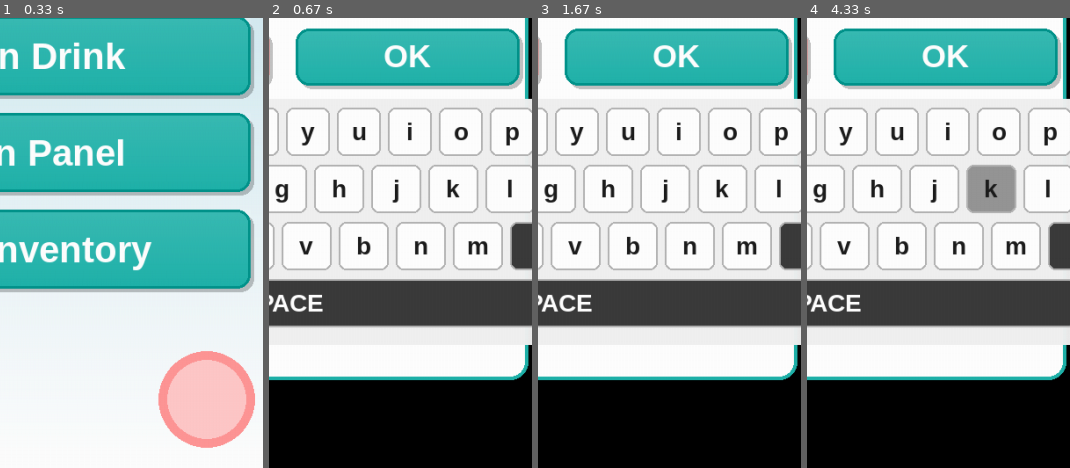
Above: before the commit, frames 1-4 (left to right).
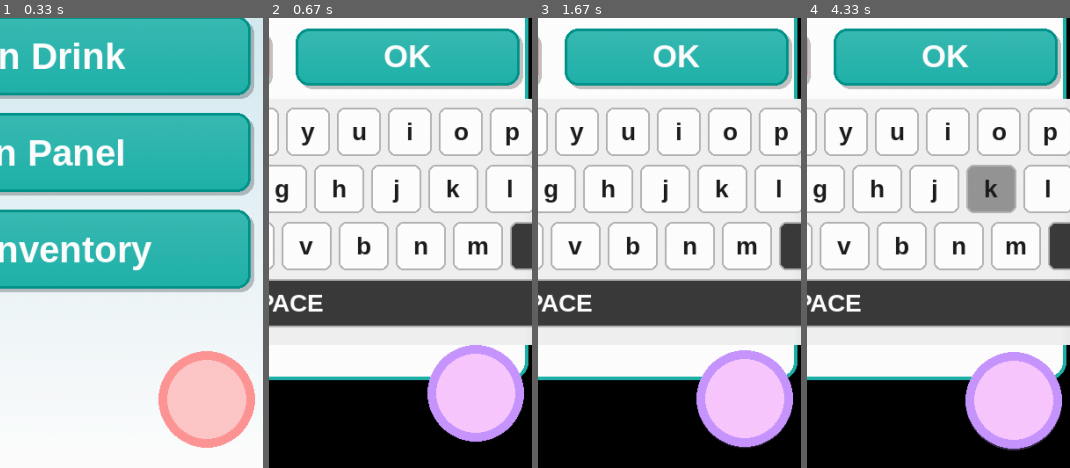
Above: after the commit, the same moments.

Repository: BEST-Estonia/Sinine-kapp
Game: pygame game, started from src/main.py
The game is run twice, just before and just after one commit, with the same random seed, the same clock (stepped at 60 frames per second) and the same inputs.
Inputs (mouse positions are % of the whole screen's width and height, from its top left):
- Up to frame 1 (0.33 s): no input
- Up to frame 2 (0.67 s): click (50, 50) at 0.38 s
- Up to frame 3 (1.67 s): click (60, 57) at 0.72 s; type "ann" at 1 s; tap Enter at 1.33 s; click (17, 70) at 1.6 s
- Up to frame 4 (4.33 s): press the mouse at (45, 63) at 1.92 s; move the mouse to (47, 63) at 2.02 s; release the mouse at (49, 64) at 2.15 s; click (87, 70) at 2.27 s; click (13, 26) at 2.6 s; click (22, 56) at 2.93 s; press the mouse at (16, 63) at 3.25 s; move the mouse to (18, 57) at 3.35 s; release the mouse at (20, 51) at 3.48 s; press the mouse at (50, 82) at 3.58 s; move the mouse to (41, 82) at 3.68 s; release the mouse at (33, 82) at 3.82 s; click (17, 25) at 3.93 s; press the mouse at (82, 69) at 4.25 s
The pictures show only the part of the screen within x 47-97%, y 50-100%; the shares and areas given below are measured in that part.

Frame 1 is identical in both runs. In frame 2, 6.3% of the frame differs, in the area x 60-97%, y 72-95%; in frame 3, 6.3%; in frame 4, 6.4%, in the area x 60-97%, y 74-97%.

Commit message:
Improve dialog event loop to include character animation updates
Co-authored-by: thkara123 <220032125+thkara123@users.noreply.github.com>

Diff:
--- a/src/hardware/mock_qr.py
+++ b/src/hardware/mock_qr.py
@@ -31,6 +31,7 @@
         """Show input dialog and wait for result"""
         import pygame
         from screens.input_dialog import InputDialogScreen
+        from ui.character_sprite import get_character_manager
 
         self._pending_result = None
         self._waiting_for_input = True
@@ -56,6 +57,8 @@
 
         # Wait for user input by running event loop
         clock = pygame.time.Clock()
+        character_mgr = get_character_manager()
+
         while self._waiting_for_input:
             dt = clock.tick(30) / 1000.0
 
@@ -67,9 +70,22 @@
                     break
                 self.screen_manager.handle_event(event)
 
-            # Update and render
+            # Update
             self.screen_manager.update(dt)
+
+            # Update character animation
+            character = character_mgr.get_character()
+            if character:
+                character.update(dt)
+
+            # Render
             self.screen_manager.render(self.ui_manager.screen)
+
+            # Render character on top
+            character = character_mgr.get_character()
+            if character:
+                character.draw(self.ui_manager.screen)
+
             pygame.display.flip()
 
         # Return the result (could be None if cancelled)
--- a/src/hardware/mock_rfid.py
+++ b/src/hardware/mock_rfid.py
@@ -31,6 +31,7 @@
         """Show input dialog and wait for result"""
         import pygame
         from screens.input_dialog import InputDialogScreen
+        from ui.character_sprite import get_character_manager
 
         self._pending_result = None
         self._waiting_for_input = True
@@ -56,6 +57,8 @@
 
         # Wait for user input by running event loop
         clock = pygame.time.Clock()
+        character_mgr = get_character_manager()
+
         while self._waiting_for_input:
             dt = clock.tick(30) / 1000.0
 
@@ -67,9 +70,22 @@
                     break
                 self.screen_manager.handle_event(event)
 
-            # Update and render
+            # Update
             self.screen_manager.update(dt)
+
+            # Update character animation
+            character = character_mgr.get_character()
+            if character:
+                character.update(dt)
+
+            # Render
             self.screen_manager.render(self.ui_manager.screen)
+
+            # Render character on top
+            character = character_mgr.get_character()
+            if character:
+                character.draw(self.ui_manager.screen)
+
             pygame.display.flip()
 
         # Return the result (could be None if cancelled)
